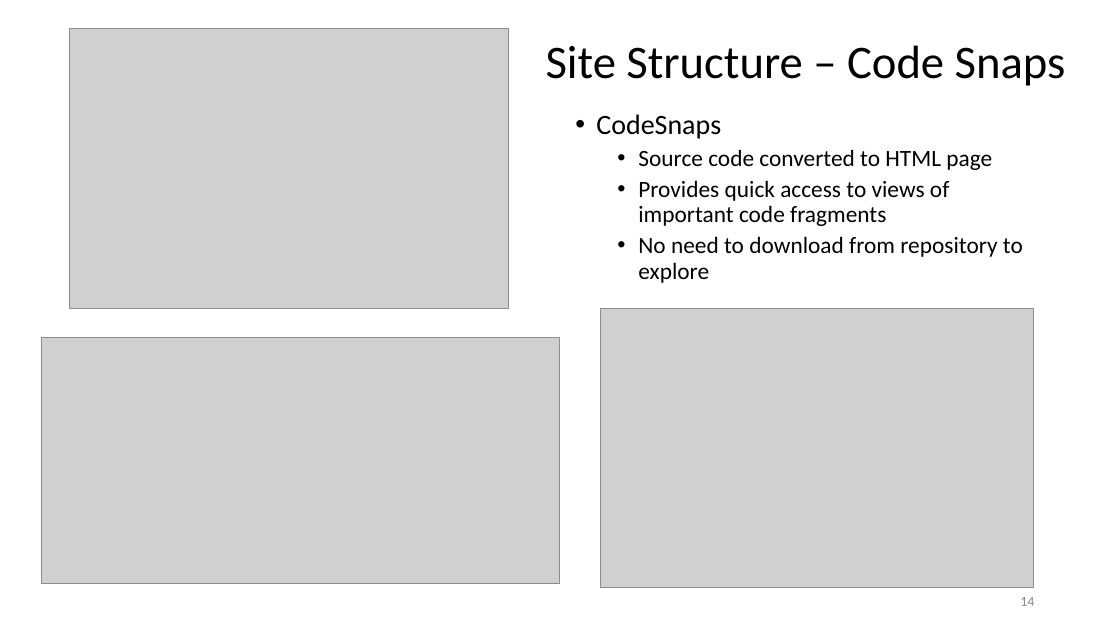
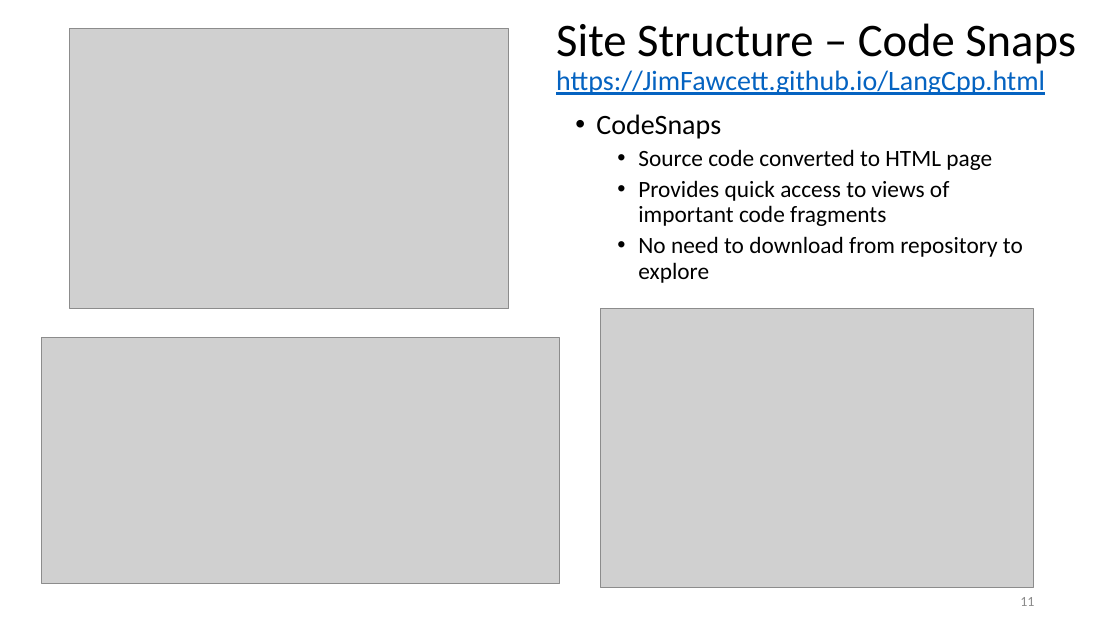
Before and after one commit to JimFawcett/JimFawcett.github.io, a slide deck: slide 11 of Resources/PublishingSourceCode.pptx (slide 14 before the commit). Drawn at 1120x630 pixels with LibreOffice and Linux fonts; fonts in the diff are those of the drawing; grey boxes stand for pictures. Boxes give left, top, right and bottom in pixels: in the first picture for what was removed or moved away, otherwise in the second. Text is boxed around its words. In the diff, an @@ line names an element or a change of style, - is before the commit and + after.

Commit message:
revised site presentation

```diff
--- a/Resources/PublishingSourceCode.pptx
+++ b/Resources/PublishingSourceCode.pptx
@@ title at (556, 23, 1076, 95): text changed; size 40 to 24 pt; text colour #000000 to #0563C1 @@
-Site Structure – Code Snaps
+Site Structure – Code Snaps
+https://JimFawcett.github.io/LangCpp.html
@@ page number at (1020, 597, 1034, 606): text changed @@
-14
+11
```
Also in this commit, not shown: 6 other slides changed, 6 other files.
